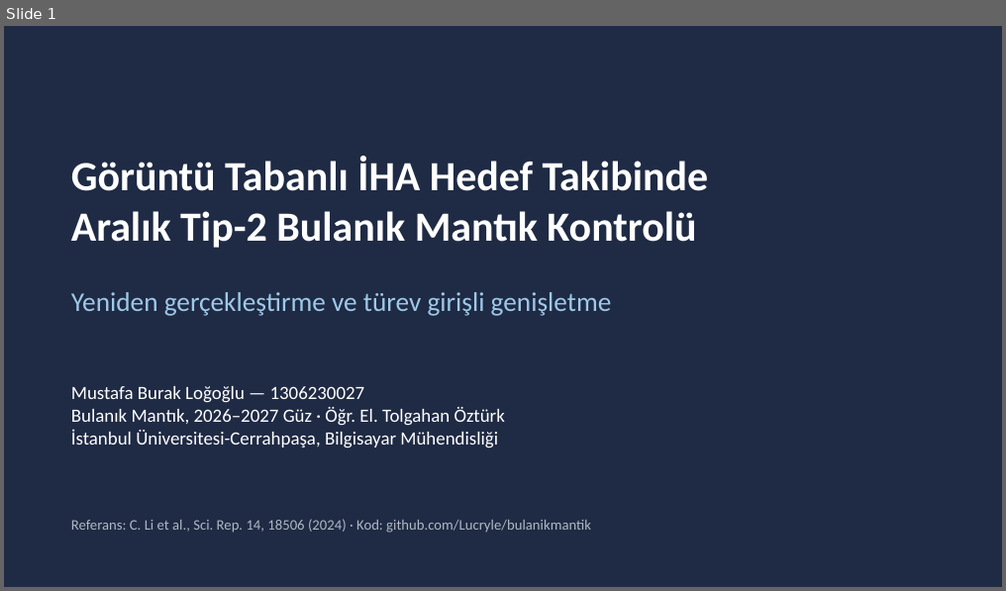
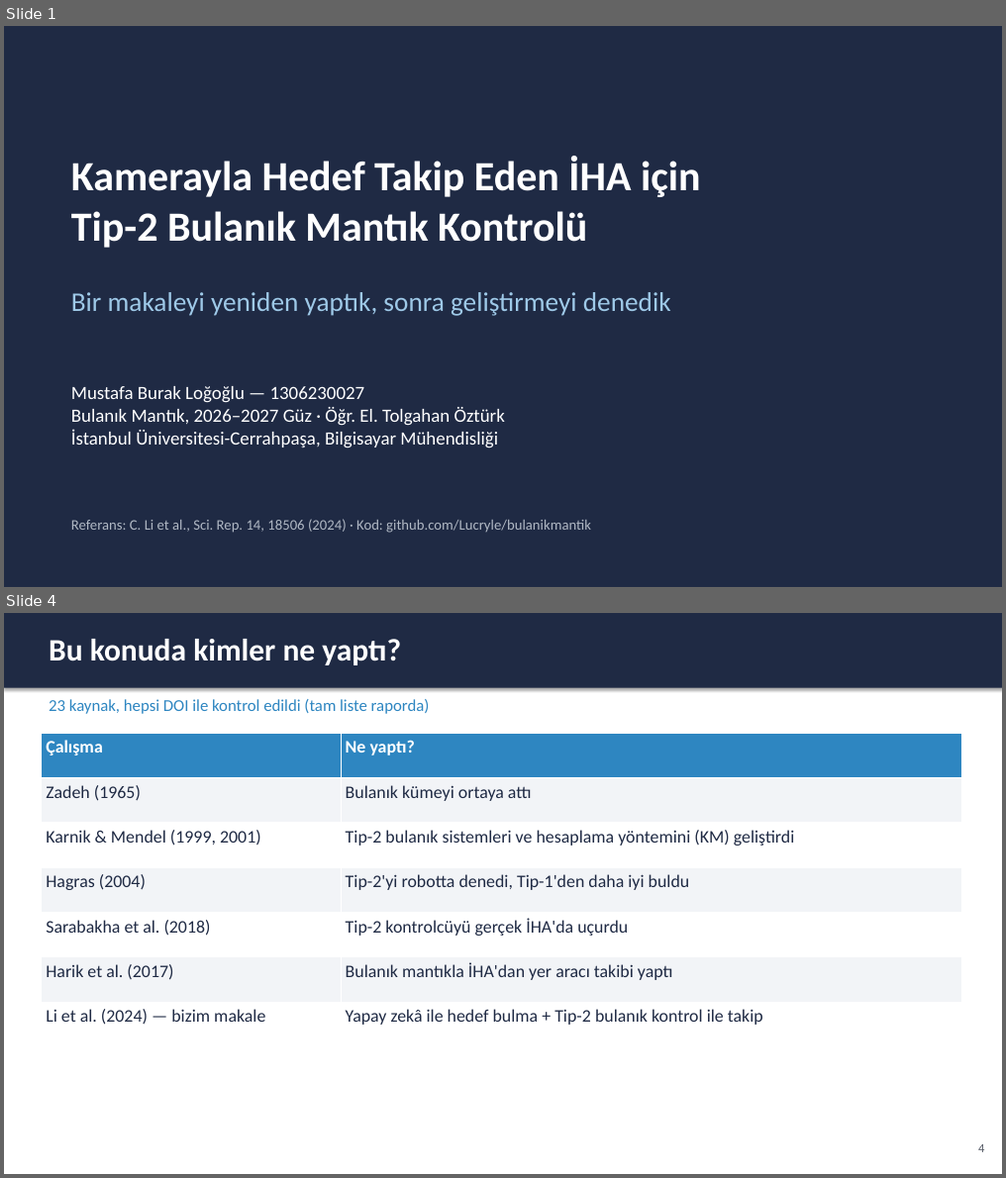
Before and after one commit to Lucryle/bulanikmantik, a slide deck: presentation/sunum.pptx. Shown one above the other, each under a label of ours: slide 1 before the commit, slides 1 and 4 after it; the slides between them are not shown. The pictures are 1006x591 and 1006x1178 pixels, drawn with LibreOffice and Linux fonts; fonts in the diff are those of the drawing. Boxes give left, top, right and bottom in pixels: in the first picture for what was removed or moved away, otherwise in the second. Text is boxed around its words. In the diff, an @@ line names an element or a change of style, - is before the commit and + after.

```diff
--- a/presentation/sunum.pptx
+++ b/presentation/sunum.pptx
@@ slide 4 added at bbox=[4, 613, 1002, 1174], background #FFFFFF @@
@@ rectangle added at bbox=[4, 613, 1002, 688], fill #1F2A44 @@
@@ text added at bbox=[49, 639, 401, 665], 30 pt, text #FFFFFF, bold @@
+Bu konuda kimler ne yaptı?
@@ text added at bbox=[49, 699, 430, 714], 16 pt, text #2E86C1 @@
+23 kaynak, hepsi DOI ile kontrol edildi (tam liste raporda)
@@ table added at bbox=[42, 733, 962, 1048], 7 rows, 2 columns @@
+Çalışma | Ne yaptı?
+Zadeh (1965) | Bulanık kümeyi ortaya attı
+Karnik & Mendel (1999, 2001) | Tip-2 bulanık sistemleri ve hesaplama yöntemini (KM) geliştirdi
+Hagras (2004) | Tip-2'yi robotta denedi, Tip-1'den daha iyi buldu
+Sarabakha et al. (2018) | Tip-2 kontrolcüyü gerçek İHA'da uçurdu
+Harik et al. (2017) | Bulanık mantıkla İHA'dan yer aracı takibi yaptı
+Li et al. (2024) — bizim makale | Yapay zekâ ile hedef bulma + Tip-2 bulanık kontrol ile takip
@@ text added at bbox=[978, 1145, 984, 1153], 12 pt, text #555B66 @@
+4
@@ slide 1 changed as well @@
@@ text at bbox=[71, 157, 701, 248]: text changed @@
-Görüntü Tabanlı İHA Hedef Takibinde
-Aralık Tip-2 Bulanık Mantık Kontrolü
+Kamerayla Hedef Takip Eden İHA için
+Tip-2 Bulanık Mantık Kontrolü
@@ text at bbox=[71, 292, 671, 316]: text changed @@
-Yeniden gerçekleştirme ve türev girişli genişletme
+Bir makaleyi yeniden yaptık, sonra geliştirmeyi denedik
```
Also in this commit, not shown: 7 other slides changed, 16 other slides added, 14 slides removed, 1 other file.
